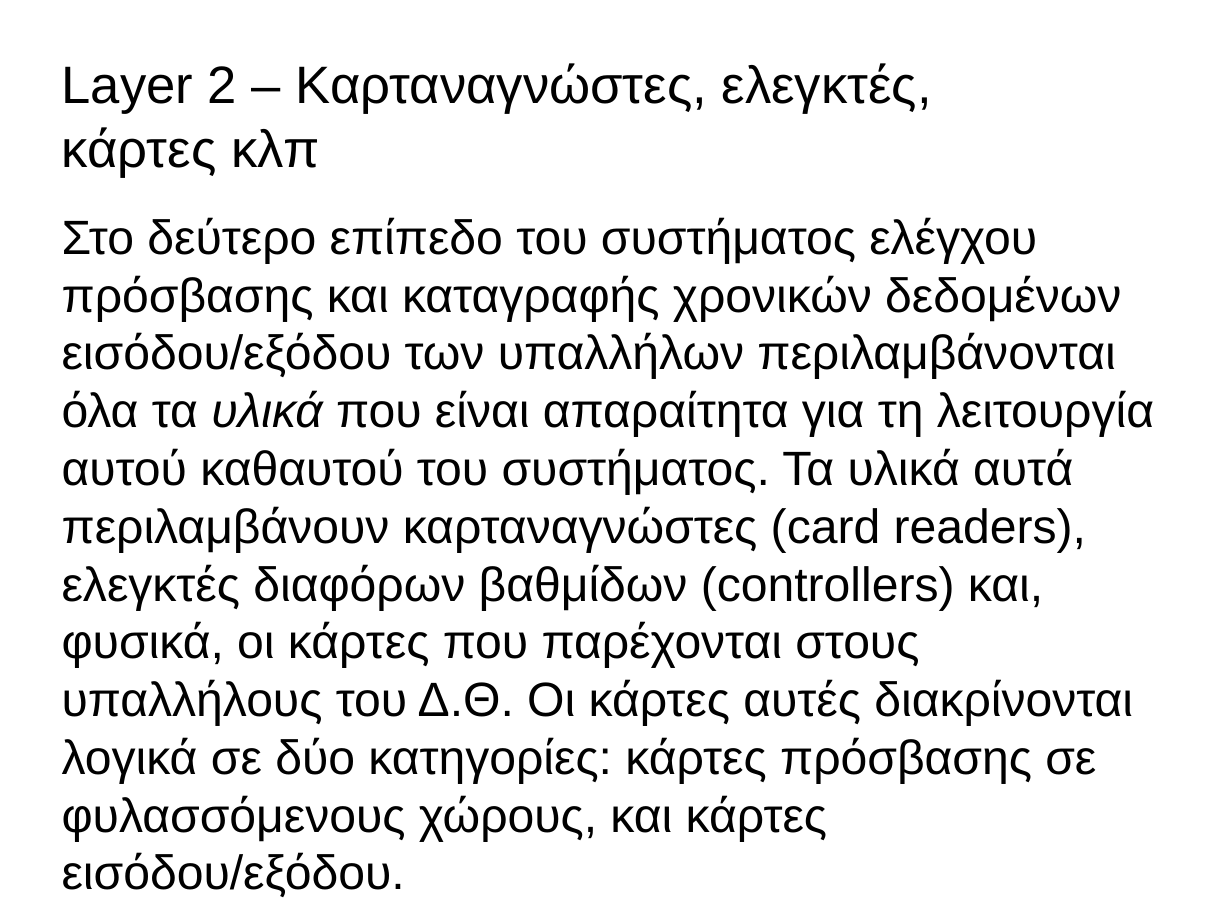
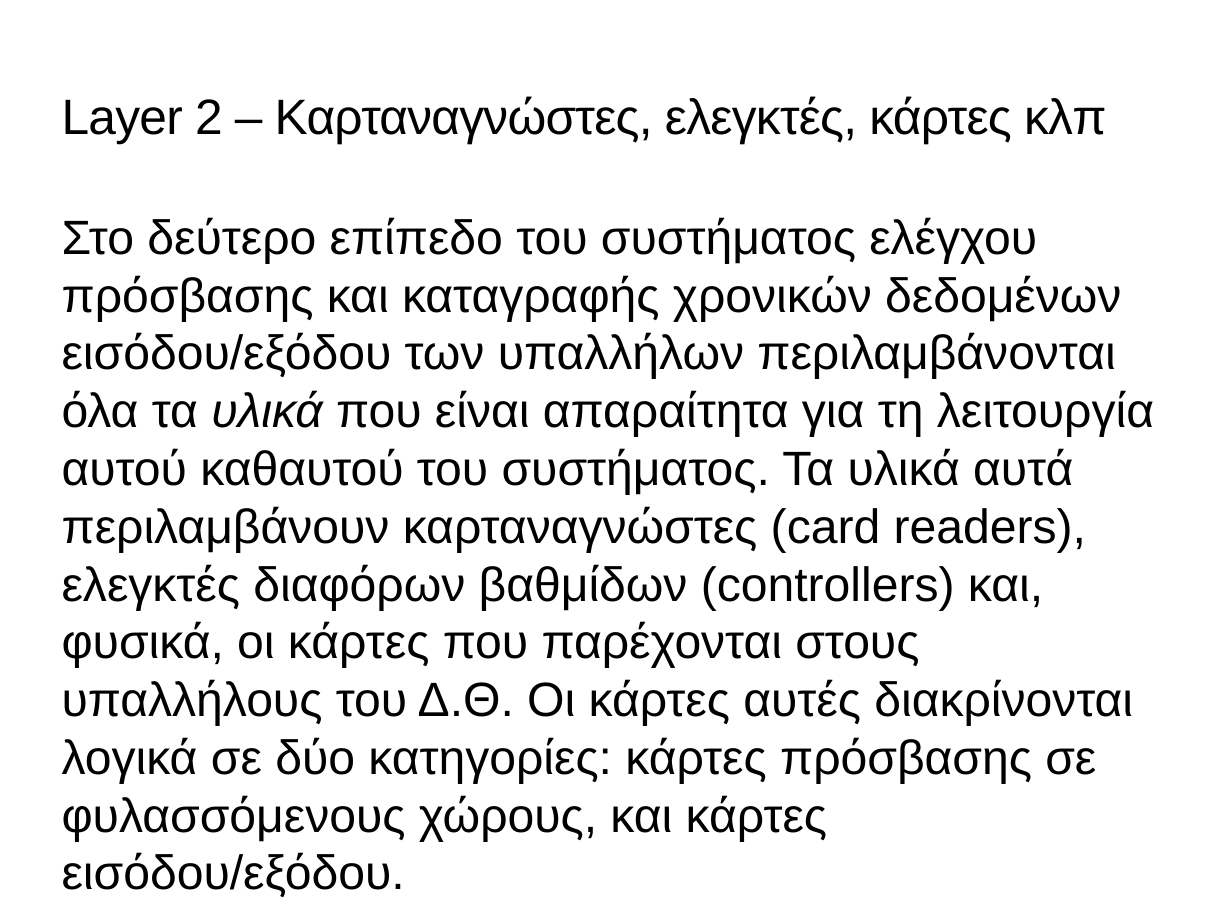
Before and after one commit to panos1962/letrak, a slide deck: slide 10 of misc/isagogi.odp. Drawn at 1232x924 pixels with LibreOffice and Linux fonts; fonts in the diff are those of the drawing; background and template pictures are left out. Boxes give left, top, right and bottom in pixels: in the first picture for what was removed or moved away, otherwise in the second. Text is boxed around its words. In the diff, an @@ line names an element or a change of style, - is before the commit and + after.

```diff
--- a/misc/isagogi.odp
+++ b/misc/isagogi.odp
@@ title "Layer 2 ‒ Καρταναγνώστες, ελεγκτές, ..." at [62,96,1106,143]: size 33.9 to 32 pt, letter spacing 0 to -0.5 pt @@
```
Also in this commit, not shown: 1 other slide changed.
